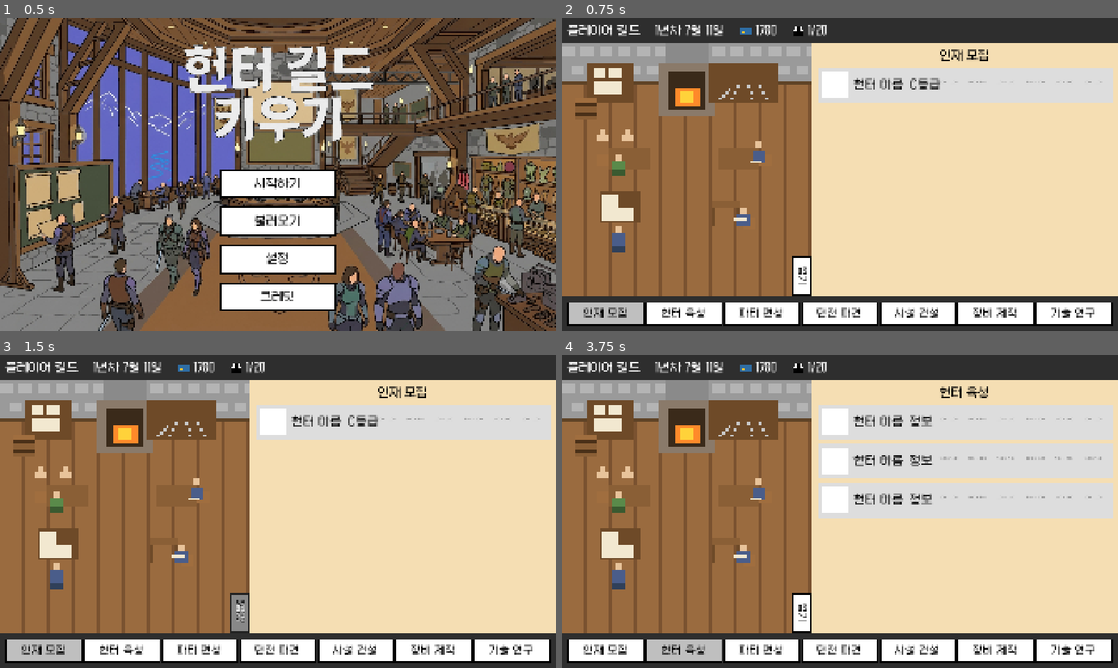
Above: before the commit, frames 1-4 (two rows, left to right).
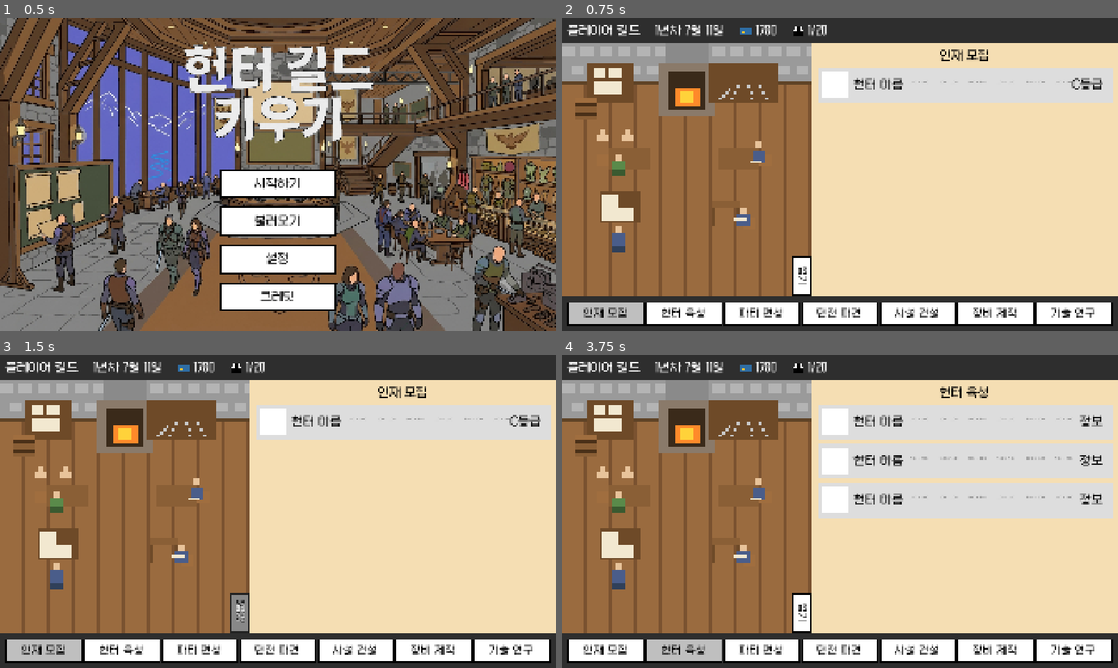
Above: after the commit, the same moments.

Repository: motsuni04/hunter-guild-tycoon
Game: Godot game, scene res://scenes/main/title.tscn
Same seed, same stepped clock (60 frames per second), same inputs: the game is played once before the commit and once after it.
Inputs (mouse positions are in pixels of both pictures, inside the frame that each line leads up to):
- Up to frame 1 (0.5 s): no input
- Up to frame 2 (0.75 s): click "시작하기" at 0.5 s
- Up to frame 3 (1.5 s): click "펼치기" at 1.25 s
- Up to frame 4 (3.75 s): click "접기" at 2 s; click (962, 420) at 2.75 s; click "헌터 육성" at 3.5 s

Frame 1 is identical in both runs. In frame 2, 0.3% of the frame differs, in the area x 62-98%, y 19-23%; in frame 3, 0.3%; in frame 4, 0.5%, in the area x 62-98%, y 19-48%.

Commit message:
Change Info Buttons

Diff:
--- a/scenes/ui_common/base_info.tscn
+++ b/scenes/ui_common/base_info.tscn
@@ -13,9 +13,12 @@
 stretch_mode = 1
 
 [node name="MarginContainer" type="MarginContainer" parent="." unique_id=-982522294]
-layout_mode = 0
-offset_right = 427.0
-offset_bottom = 120.0
+layout_mode = 1
+anchors_preset = 15
+anchor_right = 1.0
+anchor_bottom = 1.0
+grow_horizontal = 2
+grow_vertical = 2
 theme_override_constants/margin_left = 15
 theme_override_constants/margin_top = 15
 theme_override_constants/margin_right = 30
--- a/scenes/ui_common/team_info.tscn
+++ b/scenes/ui_common/team_info.tscn
@@ -4,15 +4,19 @@
 [ext_resource type="Texture2D" uid="uid://dfm5gln2eqcui" path="res://assets/images/game_background.svg" id="1_x5bf3"]
 
 [node name="TeamInfo" type="TextureButton" unique_id=877009764]
+custom_minimum_size = Vector2(0, 210)
 offset_right = 923.0
 offset_bottom = 210.0
 texture_normal = ExtResource("1_x5bf3")
 stretch_mode = 1
 
 [node name="MarginContainer" type="MarginContainer" parent="." unique_id=548881141]
-layout_mode = 0
-offset_right = 923.0
-offset_bottom = 210.0
+layout_mode = 1
+anchors_preset = 15
+anchor_right = 1.0
+anchor_bottom = 1.0
+grow_horizontal = 2
+grow_vertical = 2
 theme_override_constants/margin_left = 30
 theme_override_constants/margin_top = 15
 theme_override_constants/margin_right = 15
--- a/scenes/windows/team_window.tscn
+++ b/scenes/windows/team_window.tscn
@@ -34,11 +34,29 @@
 [node name="TeamInfo2" parent="ScrollContainer/TeamInfoList" unique_id=1673504823 instance=ExtResource("2_csilb")]
 layout_mode = 2
 
+[node name="Number" parent="ScrollContainer/TeamInfoList/TeamInfo2/MarginContainer/HBoxContainer" parent_id_path=PackedInt32Array(1673504823, 125974877) index="0" unique_id=494741672]
+text = "2팀"
+
 [node name="TeamInfo3" parent="ScrollContainer/TeamInfoList" unique_id=176382293 instance=ExtResource("2_csilb")]
 layout_mode = 2
+
+[node name="Number" parent="ScrollContainer/TeamInfoList/TeamInfo3/MarginContainer/HBoxContainer" parent_id_path=PackedInt32Array(176382293, 125974877) index="0" unique_id=494741672]
+text = "3팀"
 
 [node name="TeamInfo4" parent="ScrollContainer/TeamInfoList" unique_id=501394827 instance=ExtResource("2_csilb")]
 layout_mode = 2
 
+[node name="Number" parent="ScrollContainer/TeamInfoList/TeamInfo4/MarginContainer/HBoxContainer" parent_id_path=PackedInt32Array(501394827, 125974877) index="0" unique_id=494741672]
+text = "4팀"
+
 [node name="TeamInfo5" parent="ScrollContainer/TeamInfoList" unique_id=1485362802 instance=ExtResource("2_csilb")]
 layout_mode = 2
+
+[node name="Number" parent="ScrollContainer/TeamInfoList/TeamInfo5/MarginContainer/HBoxContainer" parent_id_path=PackedInt32Array(1485362802, 125974877) index="0" unique_id=494741672]
+text = "5팀"
+
+[editable path="ScrollContainer/TeamInfoList/TeamInfo"]
+[editable path="ScrollContainer/TeamInfoList/TeamInfo2"]
+[editable path="ScrollContainer/TeamInfoList/TeamInfo3"]
+[editable path="ScrollContainer/TeamInfoList/TeamInfo4"]
+[editable path="ScrollContainer/TeamInfoList/TeamInfo5"]
